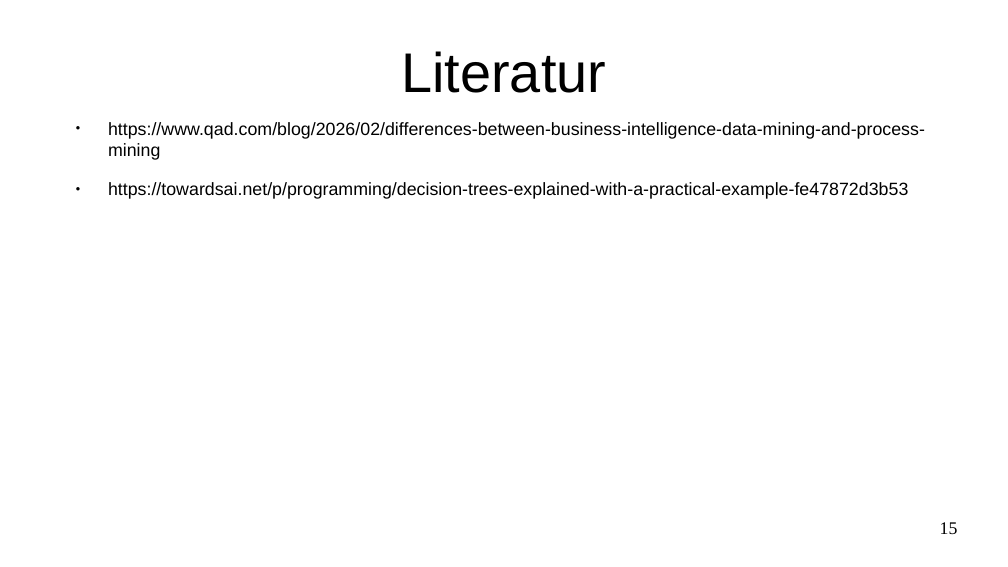
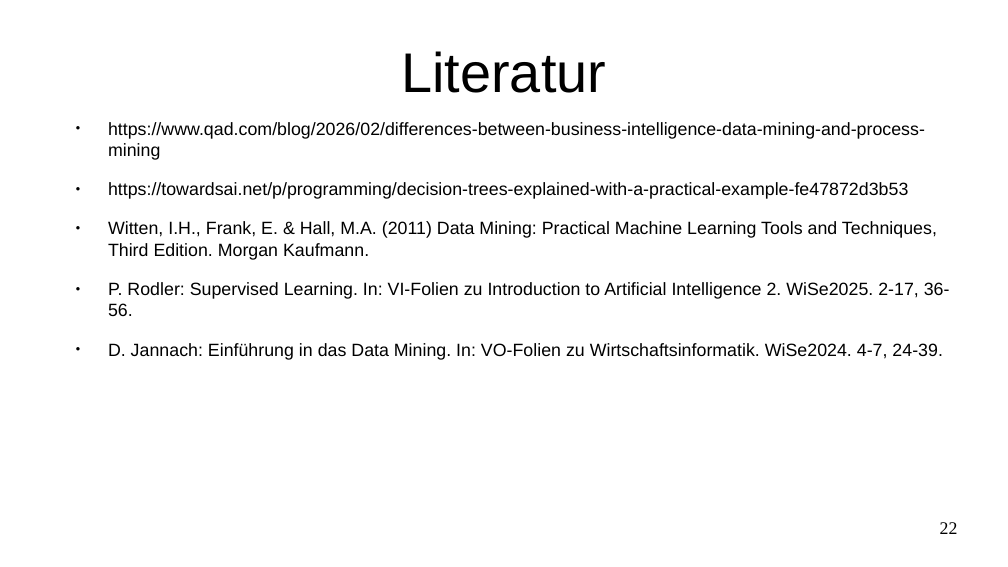
Before and after one commit to thesalvenmoser/Datenbanktechnologie, a slide deck: slide 22 of Gruppe3_ArtlSalvenmoserWornik_Blatt_8a/präsi datenbanktechnologie.odp (slide 15 before the commit). Drawn at 1008x567 pixels with LibreOffice and Linux fonts; fonts in the diff are those of the drawing. Boxes give left, top, right and bottom in pixels: in the first picture for what was removed or moved away, otherwise in the second. Text is boxed around its words. In the diff, an @@ line names an element or a change of style, - is before the commit and + after.

```diff
--- a/Gruppe3_ArtlSalvenmoserWornik_Blatt_8a/präsi datenbanktechnologie.odp
+++ b/Gruppe3_ArtlSalvenmoserWornik_Blatt_8a/präsi datenbanktechnologie.odp
@@ text at box(108, 221, 950, 360): paragraphs added @@
+● Witten, I.H., Frank, E. & Hall, M.A. (2011) Data Mining: Practical Machine Learning Tools and Techniques, Third Edition. Morgan Kaufmann.
+● P. Rodler: Supervised Learning. In: VI-Folien zu Introduction to Artificial Intelligence 2. WiSe2025. 2-17, 36-56.
+● D. Jannach: Einführung in das Data Mining. In: VO-Folien zu Wirtschaftsinformatik. WiSe2024. 4-7, 24-39.
@@ page number at box(940, 522, 958, 534): text changed @@
-15
+22
```
Also in this commit, not shown: 14 other slides changed, 7 slides added, 3 other files.
